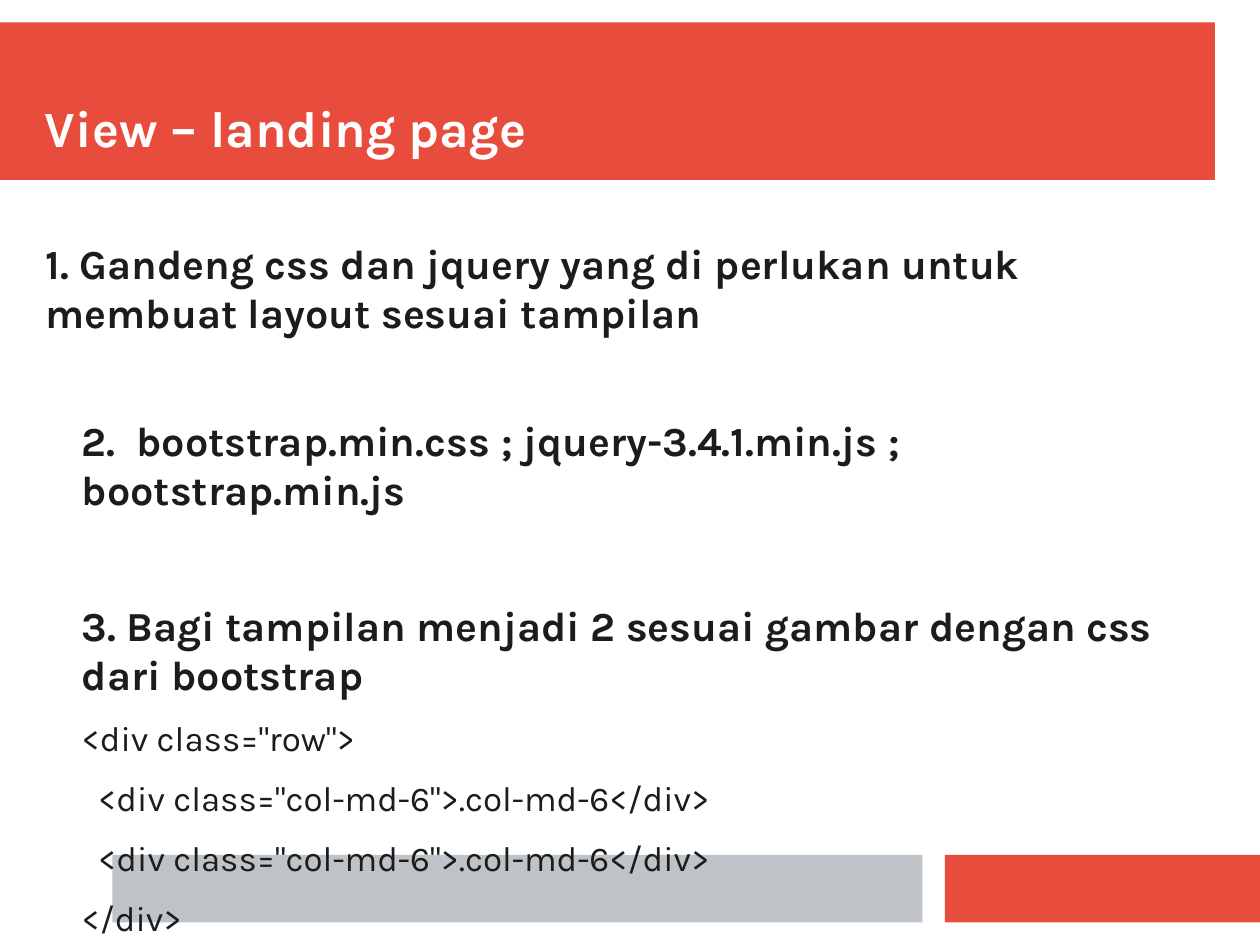
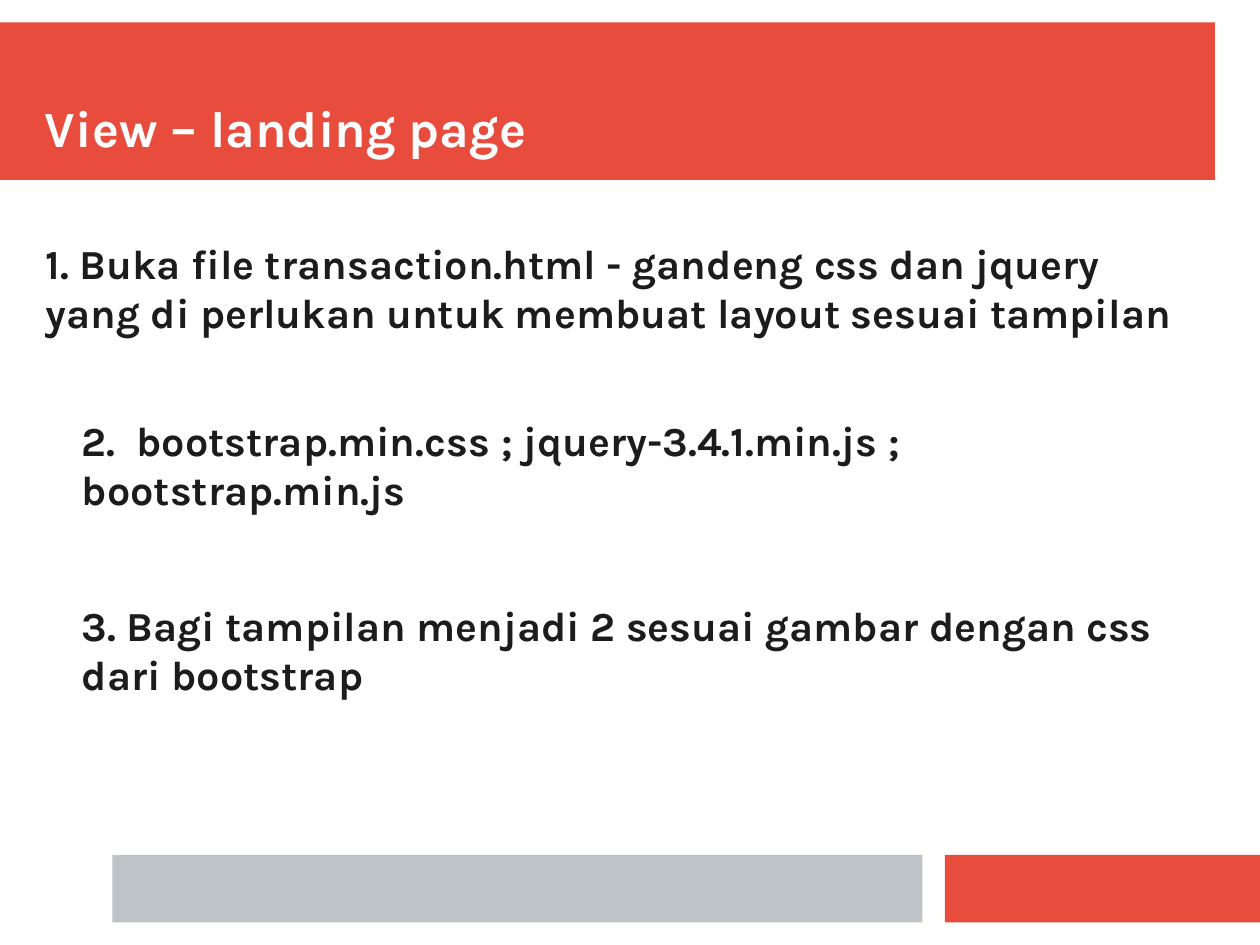
Before and after one commit to farouksyah/javatechnology198, a slide deck: slide 5 of docs/TransactionGuidances.pptx. Drawn at 1260x945 pixels with LibreOffice and Linux fonts; fonts in the diff are those of the drawing. Boxes give left, top, right and bottom in pixels: in the first picture for what was removed or moved away, otherwise in the second. Text is boxed around its words. In the diff, an @@ line names an element or a change of style, - is before the commit and + after.

Commit message:
update document transaction Section A

```diff
--- a/docs/TransactionGuidances.pptx
+++ b/docs/TransactionGuidances.pptx
@@ text at box(46, 249, 1171, 339): text changed @@
-1. Gandeng css dan jquery yang di perlukan untuk membuat layout sesuai tampilan
+1. Buka file transaction.html - gandeng css dan jquery yang di perlukan untuk membuat layout sesuai tampilan
@@ text at box(82, 727, 709, 934): paragraphs removed @@
-  <div class="row">
-  <div class="col-md-6">.col-md-6</div>
-  <div class="col-md-6">.col-md-6</div>
-  </div>
```
Also in this commit, not shown: 11 slides added, 4 slides removed, 1 other file.
